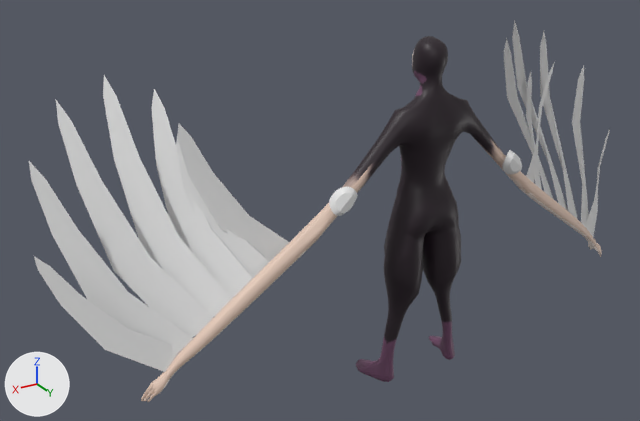
The FBX model Assets/Blender/Birdperson/iapetus-birdperson.fbx: old version first, new version second.
One viewpoint serves both versions: a 50 mm camera at (4.01, 5.14, 4.2) aimed at (0.47, -0.76, 1.25). The axes (+X, +Y, +Z) are drawn at lower left. The lights are the same throughout. The first picture is the older version. Where no turn or scale is listed for an object, it has been applied to the vertices.

Script lines for the objects in view, before the commit:
```python
mat_material_001 = principled_material('Material.001')
mat_material_001.texture = img_birdperson_tex_png  # with its transparency
me_circle_004 = bpy.data.meshes.new('Circle.004')
me_circle_004.from_pydata([(-0.6, -1.17, 1.45), (-0.59, -1.2, 1.26), (-0.54, -1.07, 0.8), (-0.46, -0.62, 0.24), (-0.17, -0.03, -0.16), (0.07, 0.05, -0.02), (-0.24, -0.41, 0.38), (-0.41, -0.82, 0.88), (-0.53, -1.04, 1.3)], [], [(1, 2, 3, 4, 5, 6, 7, 8, 0)])
me_circle_013 = bpy.data.meshes.new('Circle.013')
me_circle_013.from_pydata([(0.03, 1.68, -0.03), (-0.07, 1.58, 0.08), (-0.24, 1.21, 0.22), (-0.37, 0.6, 0.17), (-0.23, -0.04, 0.03), (0.06, -0.05, 0.0), (-0.08, 0.52, 0.04), (-0.04, 1.09, 0.04), (0.03, 1.5, -0.03)], [], [(1, 2, 3, 4, 5, 6, 7, 8, 0)])
me_mesh = bpy.data.meshes.new('Mesh')
me_mesh.from_pydata(...)  # 4070 vertices, 4070 faces; spans x -2.35..2.35, y -0.27..0.23, z -0.01..2.81
me_mesh.materials.append(mat_material_001)  # picture img_birdperson_tex_png
ob_body_lores_geo = bpy.data.objects.new('Body_Lores_GEO', me_mesh)
ob_body_lores_geo.location = (0.0, 0.0, 0.0)
ob_feather_001 = bpy.data.objects.new('Feather.001', me_circle_004)
ob_feather_001.location = (-1.83, -0.107, 0.928)
ob_feather_010 = bpy.data.objects.new('Feather.010', me_circle_013)
ob_feather_010.parent = ob_armattachmentsl
ob_feather_010.location = (0.242, -0.17, 0.249)
ob_feather_010.rotation_euler = (-0.289, -0.913, -0.327)  # degrees (-17, -52, -19)
ob_feather_010.scale = (1.0, 0.977, 1.0)
# also in view: 'Feather.012' at (1.45, -0.29, 1.77); 'Feather.009' at (1.84, -0.68, 1.71); 'Feather' at (-2.34, -0.56, 1.34); 'Feather.008' at (2.09, -0.68, 1.58); 'Feather.007' at (2.34, -0.55, 1.35)
```
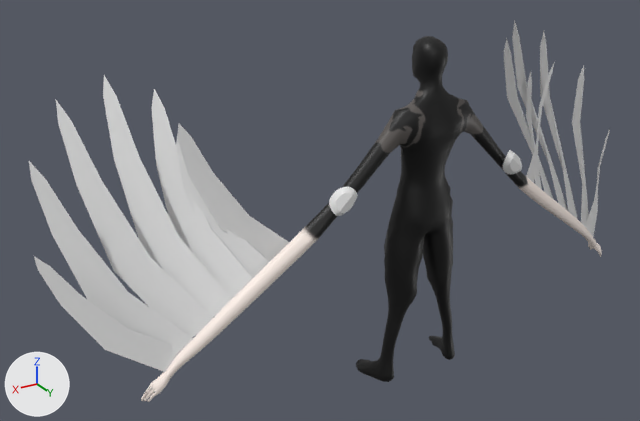
Boxes [x1, y1, x2, y2] around the edits, measured in the pictures (640 x 421 px; the box of a moved part takes in the faces that stretch with it):
'Body_Lores_GEO', surface changed, reshaped
    both: [141, 36, 602, 402]
part 1 of me_mesh, moved or reshaped
    before: [384, 41, 461, 307]
    after: [384, 39, 453, 307]
part 2 of me_mesh, surface changed
    both: [141, 37, 602, 402]

Patch to the scene script:
```diff
--- a/Assets/Blender/Birdperson/iapetus-birdperson.fbx.py
+++ b/Assets/Blender/Birdperson/iapetus-birdperson.fbx.py
@@ img_savaphe_tex_png @@
+img_savaphe_tex_png = load_image('savaphe-tex.png', 'savaphe-tex.png', 2048, 2048, 'sRGB')
@@ mat_material_001 @@
 mat_material_001 = principled_material('Material.001')
-mat_material_001.texture = img_birdperson_tex_png  # with its transparency
+mat_material_001.texture = img_savaphe_tex_png  # with its transparency
@@ me_mesh @@
 me_mesh.from_pydata(...)  # 4070 vertices, 4070 faces; spans x -2.35..2.35, y -0.27..0.23, z -0.01..2.81
 # used by ob_body_lores_geo; location = (0.0, 0.0, 0.0)
+# me_mesh part 1: 196 of 4070 vertices moved; they spanned x -0.35..0.35, y -0.13..0.23, z 0.72..2.76 and now span x -0.32..0.32, y -0.14..0.19, z 0.73..2.77; mean shift (0.0, -0.01, 0.0); largest move (-0.26, 0.2, 1.24) -> (-0.21, 0.14, 1.21)
+# me_mesh part 2: texture (UV) coordinates of 4070 of 4070 faces, centred in x -2.35..2.35, y -0.26..0.22, z -0.01..2.8, changed; they spanned u 0.01..1.0, v 0.0..0.9 and now span u 0.02..0.98, v 0.02..0.98
 me_mesh.materials.append(mat_material_001)
```
